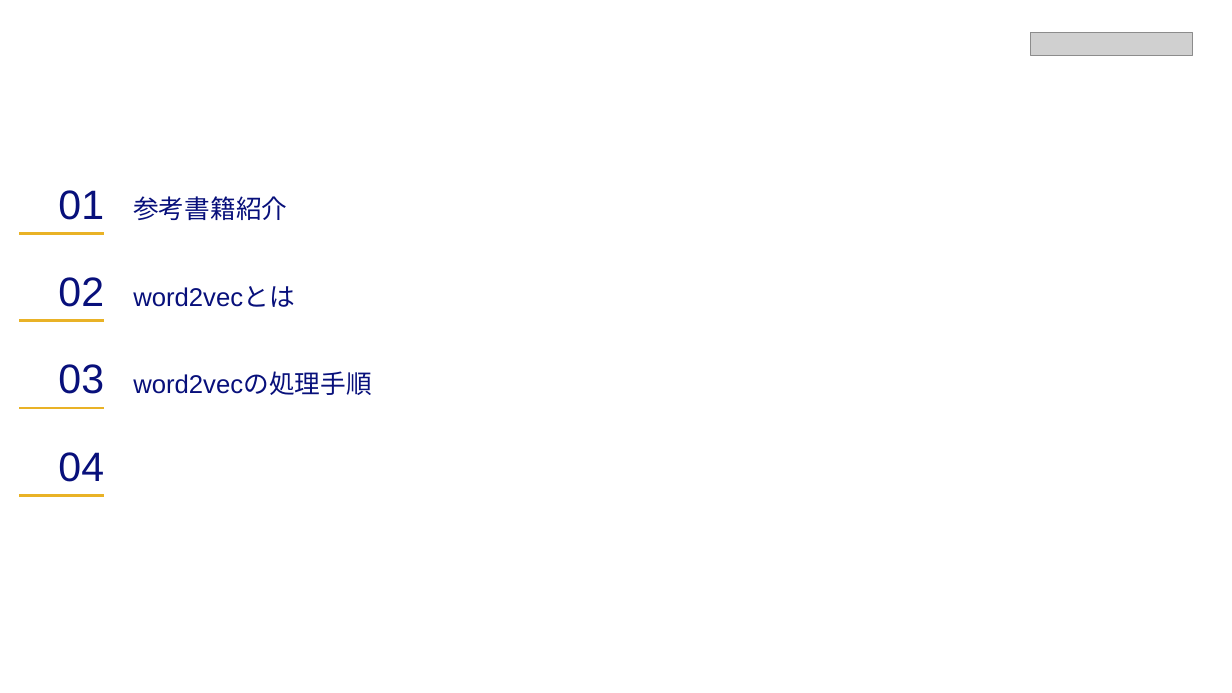
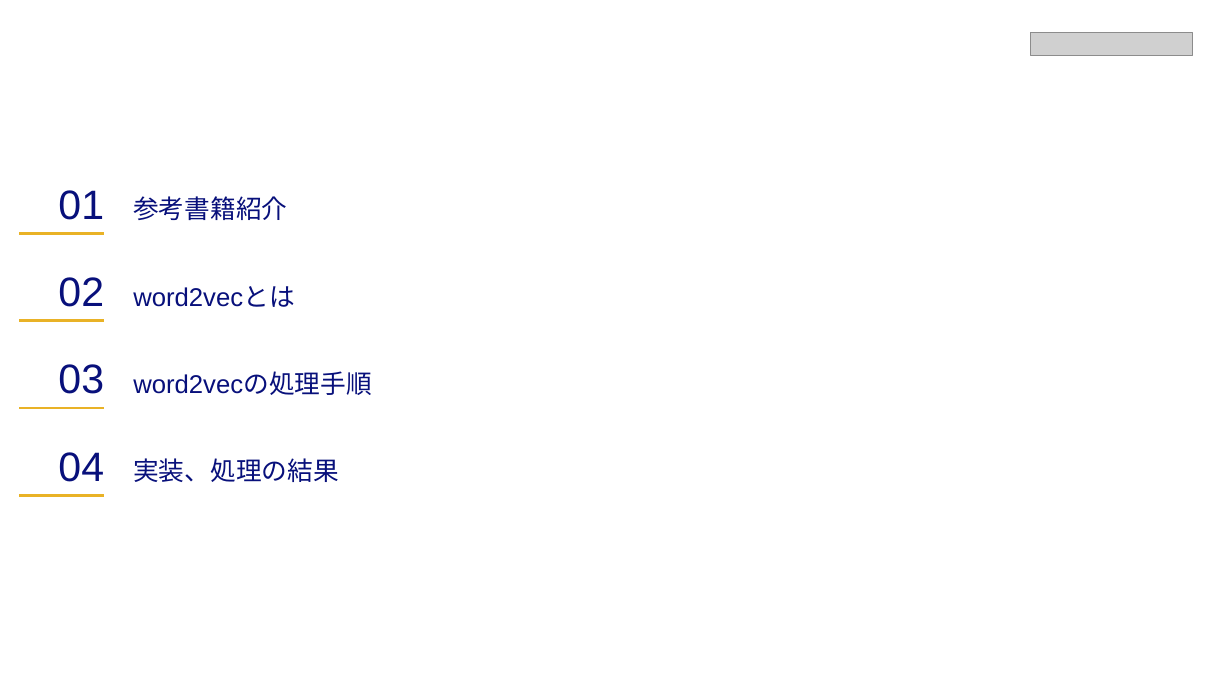
Before and after one commit to sunday-robot/DeepLerningKot, a slide deck: slide 3 of word2vecの紹介.pptx. Drawn at 1232x693 pixels with LibreOffice and Linux fonts; fonts in the diff are those of the drawing; grey boxes stand for pictures; background and template pictures are left out. Boxes give left, top, right and bottom in pixels: in the first picture for what was removed or moved away, otherwise in the second. Text is boxed around its words. In the diff, an @@ line names an element or a change of style, - is before the commit and + after.

```diff
--- a/word2vecの紹介.pptx
+++ b/word2vecの紹介.pptx
@@ table at (x1=19, y1=165, x2=1210, y2=554) @@
-row 7, column 2: 
+row 7, column 2: 実装、処理の結果
```
Also in this commit, not shown: 6 other slides changed, 1 slide added, 7 other files.
